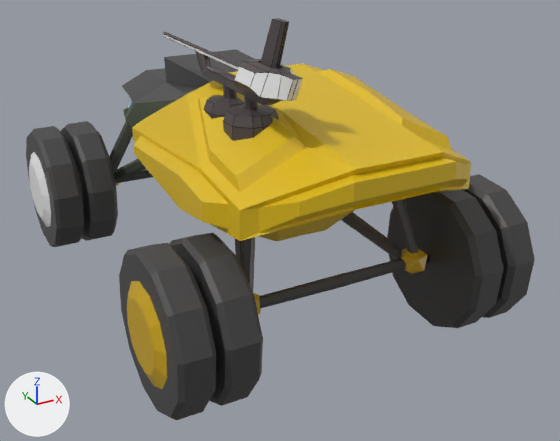
The OBJ model models/weapons/gaussrifle/big_foot_0_1_sniper_rifles.obj, before and after one commit.
Both versions are drawn from a camera (50 mm lens) standing at (-5.03, -9.9, 5.61) and looking at (0.18, -0.43, 0.87). The lights are fixed; the arrows at lower left show +X, +Y and +Z. Where no turn or scale is listed for an object, it has been applied to the vertices.
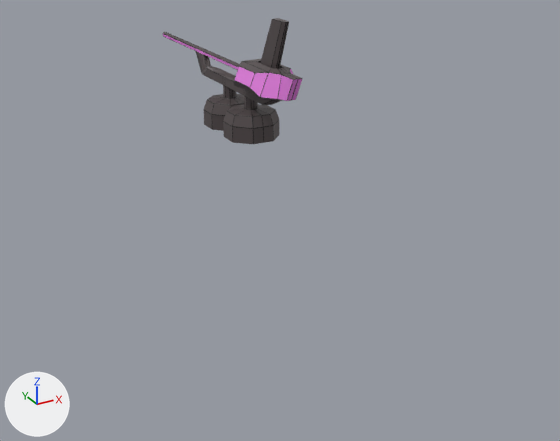
The newer file is also turned or shifted as a whole; pictures and numbers use the older file's frame.

What differs and where, as boxes [x1, y1, x2, y2] in the pictures (560 x 441 px):
'Cube', deleted
    before: [109, 49, 471, 314]
'Cube.001', deleted
    before: [119, 174, 535, 420]
'Cube.002', deleted
    before: [26, 121, 118, 247]
    faces in mat_material (picture img_imphenziapalette01_png): [26, 121, 118, 247]
    faces in mat_material_001 (white #e7e7e7): [29, 152, 51, 227]
'Cube.003', recoloured (white to pink)
    both: [163, 32, 303, 144]

The change in detail:
Material 'Material.003' (mat_material_003) changes colour from white #e7e7e7 to pink #e781e2; in linear values from (0.8, 0.8, 0.8) to (0.8, 0.218, 0.764).
Object 'Cube' (ob_cube) is deleted.
Object 'Cube.001' (ob_cube_001) is deleted.
Object 'Cube.002' (ob_cube_002) is deleted.
